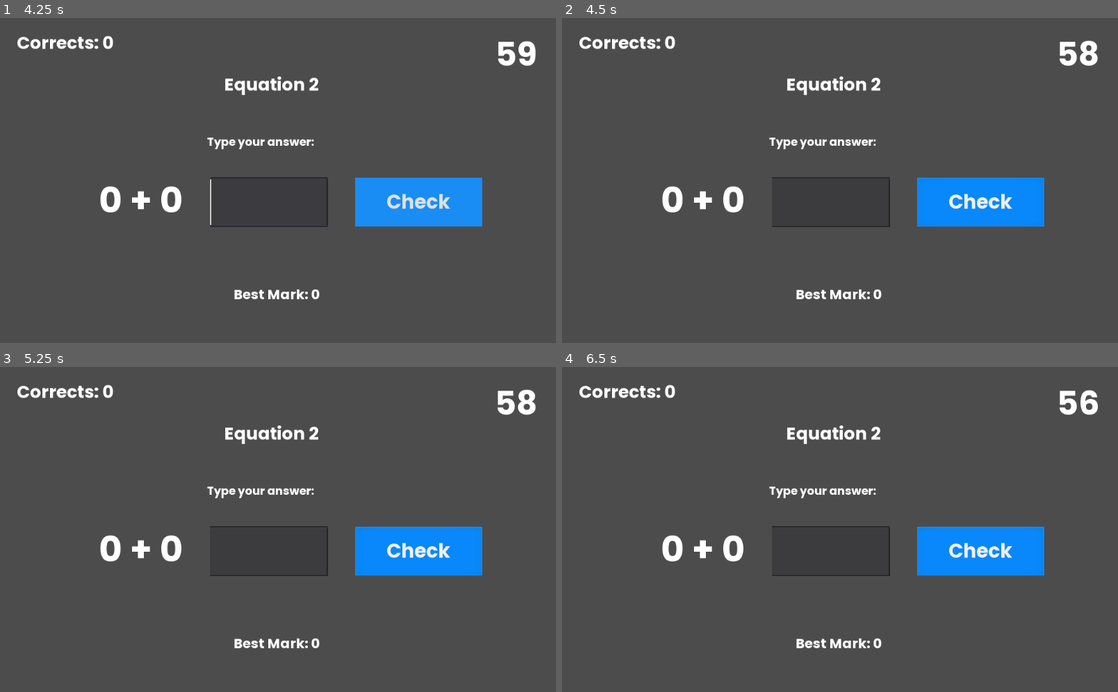
Above: before the commit, frames 1-4 (two rows, left to right).
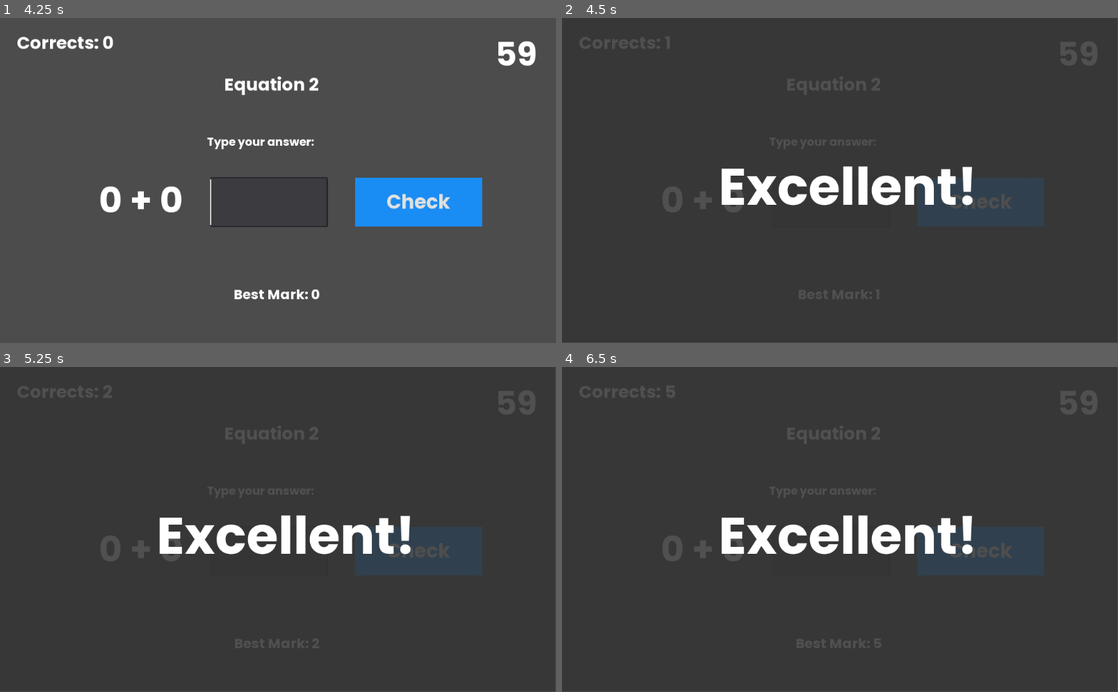
Above: after the commit, the same moments.

Repository: ncdev2015/Godot-Fast-Mental-Calculation
Game: Godot game, scene res://Menu/Menu.tscn
The game is run twice, just before and just after one commit, with the same random seed, the same clock (stepped at 60 frames per second) and the same inputs. The project has no main scene, so this scene is started directly.
Inputs (mouse positions are in pixels of both pictures, inside the frame that each line leads up to):
- Up to frame 1 (4.25 s): click "START" at 0.5 s; click "Let's start" at 1.25 s; click (266, 203) at 2.02 s; type "12" at 2.1 s; click "Check" at 2.75 s; click "Check" at 3.5 s
- Up to frame 2 (4.5 s): click "Check" at 4.25 s
- Up to frame 3 (5.25 s): tap Enter (ui_accept) at 5 s
- Up to frame 4 (6.5 s): tap Enter (ui_accept) at 5.27, 5.75, 6.02 s

Frame 1 is identical in both runs. In frame 2, 7.9% of the frame differs, in the area x 3-97%, y 5-87%; in frame 3, 7.9%; in frame 4, 7.9%.

Commit message:
Udpate main.gd and delete Exports/Windows/ folder

Diff:
--- a/Game/Game.gd
+++ b/Game/Game.gd
@@ -43,17 +43,6 @@
 
 func _on_Check_pressed():
 	$Answer.readonly = true
-
-	var strAnswer = $Answer.text;
-	var newValue = ""
-
-	for c in strAnswer:
-		if c != " " and c != '\n':
-			newValue += c
-
-	if len(newValue) == 0:
-		return
-
 	numberEquation += 1
 
 	currentResult = stepify(currentResult, 0.01)
@@ -147,6 +136,7 @@
 		$Timer.paused = true
 		$AnswerStatus/Timer.start();
 		$AnswerStatus/CorrectSound.play()
+		print("ejecutado")
 	else:
 		$AnswerStatus/LabelCorrectAnswer.visible = true
 		$AnswerStatus/LabelCorrectAnswer.text = "Answer:\n" + str(correctAnswer)
--- a/Game/Game.tscn
+++ b/Game/Game.tscn
@@ -55,18 +55,18 @@
 size = 32
 font_data = ExtResource( 1 )
 
+[sub_resource type="StyleBoxFlat" id=14]
+bg_color = Color( 0, 0.427451, 0.835294, 1 )
+
+[sub_resource type="StyleBoxFlat" id=15]
+bg_color = Color( 0, 0.427451, 0.835294, 1 )
+
+[sub_resource type="StyleBoxFlat" id=16]
+bg_color = Color( 0, 0.372549, 0.729412, 1 )
+
 [sub_resource type="DynamicFont" id=17]
 size = 25
 font_data = ExtResource( 1 )
-
-[sub_resource type="StyleBoxFlat" id=14]
-bg_color = Color( 0, 0.427451, 0.835294, 1 )
-
-[sub_resource type="StyleBoxFlat" id=15]
-bg_color = Color( 0, 0.427451, 0.835294, 1 )
-
-[sub_resource type="StyleBoxFlat" id=16]
-bg_color = Color( 0, 0.372549, 0.729412, 1 )
 
 [sub_resource type="StyleBoxFlat" id=18]
 bg_color = Color( 0, 0.427451, 0.835294, 1 )
Not shown: 4 places in Game/Game.tscn that only renumber resources
Not shown, changed: Exports/Windows/Fast Mental Calculuation.exe
Not shown, removed: Exports/Windows/Fast Mental Calculuation.pck
